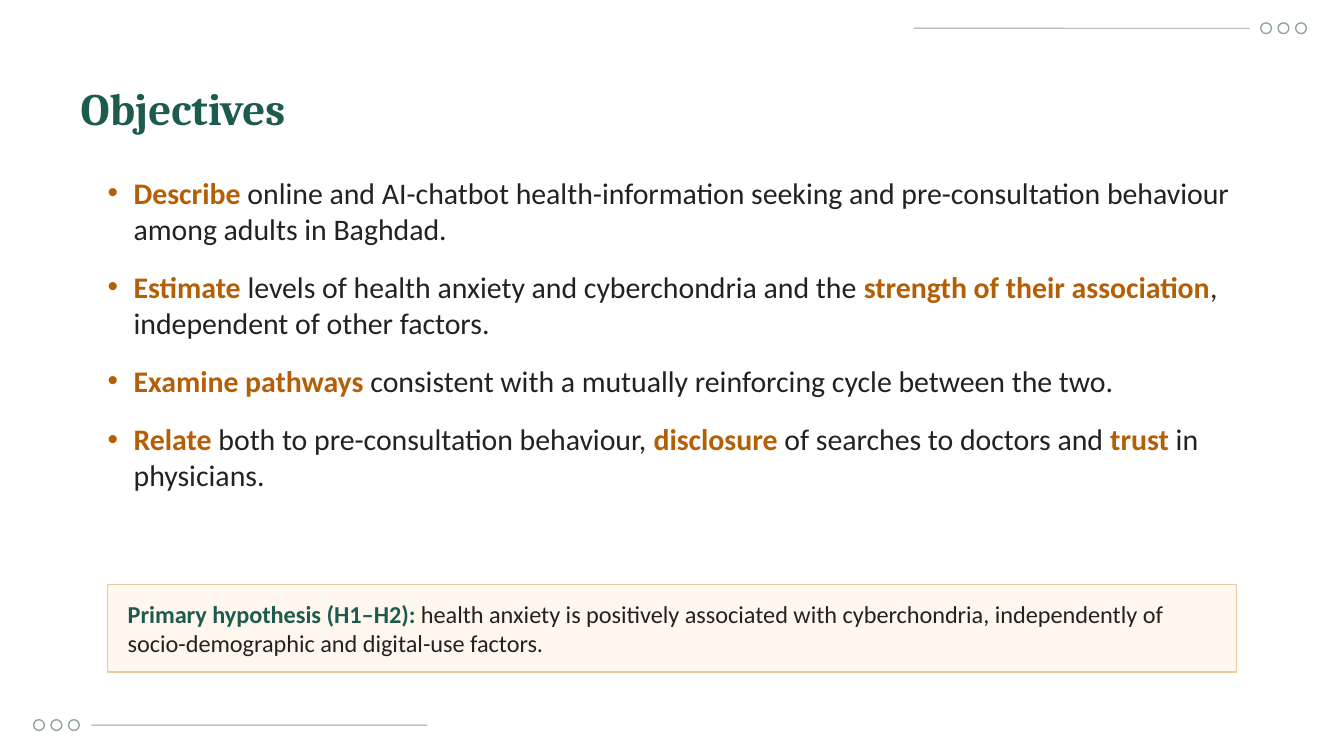
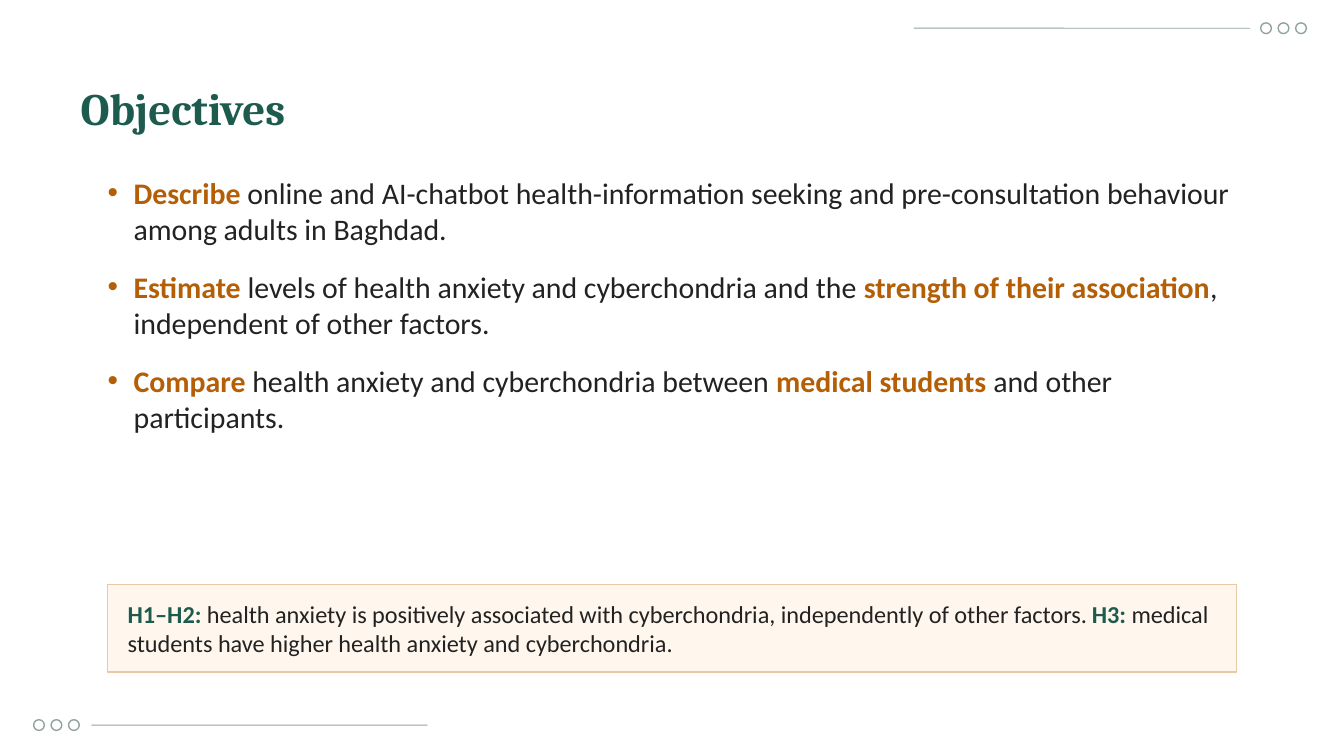
Before and after one commit to Yaseen279/History-Exam, a slide deck: slide 3 of research/output/study/Defence_Presentation_UOBCOM.pptx. Drawn at 1344x756 pixels with LibreOffice and Linux fonts; fonts in the diff are those of the drawing; background and template pictures are left out. Boxes give left, top, right and bottom in pixels: in the first picture for what was removed or moved away, otherwise in the second. Text is boxed around its words. In the diff, an @@ line names an element or a change of style, - is before the commit and + after.

```diff
--- a/research/output/study/Defence_Presentation_UOBCOM.pptx
+++ b/research/output/study/Defence_Presentation_UOBCOM.pptx
@@ text at (134, 371, 1112, 433): text changed @@
-• Examine pathways consistent with a mutually reinforcing cycle between the two.
-• Relate both to pre-consultation behaviour, disclosure of searches to doctors and trust in physicians.
+• Compare health anxiety and cyberchondria between medical students and other participants.
@@ text at (128, 606, 1209, 656): text changed @@
-Primary hypothesis (H1–H2): health anxiety is positively associated with cyberchondria, independently of socio-demographic and digital-use factors.
+H1–H2: health anxiety is positively associated with cyberchondria, independently of other factors. H3: medical students have higher health anxiety and cyberchondria.
```
Also in this commit, not shown: 5 other slides changed, 1 slide added, 1 slide removed, 10 other files.
